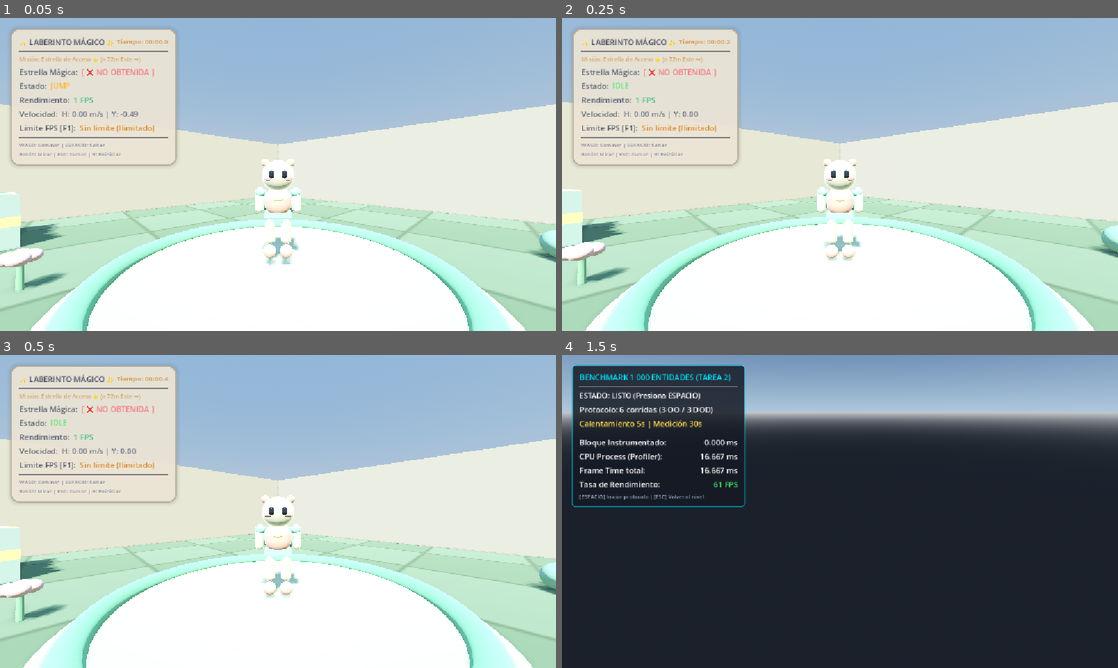
Above: before the commit, frames 1-4 (two rows, left to right).
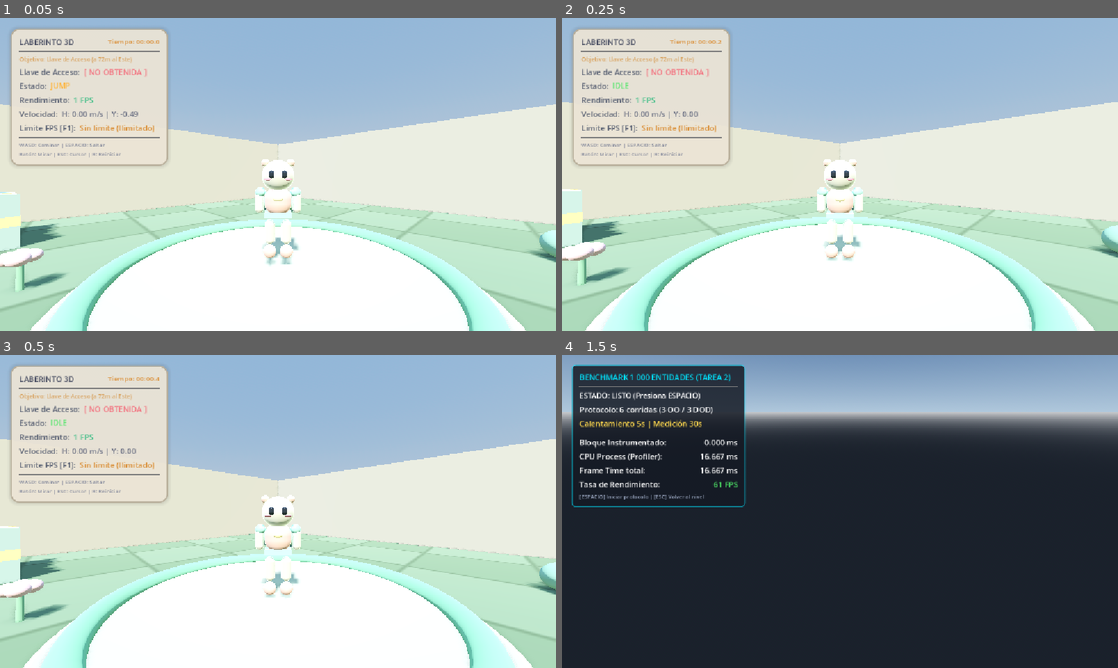
Above: after the commit, the same moments.

Repository: Xavii-rod03/Juego3D
Game: Godot game, scene res://scenes/level.tscn
Same seed, same stepped clock (60 frames per second), same inputs: the game is played once before the commit and once after it.
Inputs (mouse positions are in pixels of both pictures, inside the frame that each line leads up to):
- Up to frame 1 (0.05 s): no input
- Up to frame 2 (0.25 s): no input
- Up to frame 3 (0.5 s): no input
- Up to frame 4 (1.5 s): tap Enter at 0.5, 0.6 s; move the mouse to (867, 511) at 0.52 s; hold W (move_forward) from 0.53 s (still down); tap Space (jump) at 0.77 s; move the mouse to (812, 511) at 1.27 s; tap B at 1.35 s

The runs differ from the first frame. In frame 1, 1.5% of the frame differs, in the area x 3-32%, y 3-48%; in frame 2, 1.4%; in frame 3, 1.4%; in frame 4, nothing differs.

Commit message:
Eliminar emojis y estandarizar textos formales en HUD, scripts y documentacion de Laberinto 3D

Diff:
--- a/scenes/hud.tscn
+++ b/scenes/hud.tscn
@@ -64,7 +64,7 @@
 size_flags_horizontal = 3
 theme_override_colors/font_color = Color(0.28, 0.3, 0.38, 1)
 theme_override_font_sizes/font_size = 16
-text = "✨ LABERINTO MÁGICO ✨"
+text = "LABERINTO 3D"
 
 [node name="RunTimerLabel" type="Label" parent="MarginContainer/ContentMargin/VBoxContainer/HeaderBox"]
 unique_name_in_owner = true
@@ -81,7 +81,7 @@
 layout_mode = 2
 theme_override_colors/font_color = Color(0.9, 0.45, 0.55, 1)
 theme_override_font_sizes/font_size = 12
-text = "Misión: Encuentra la Estrella de Acceso ⭐"
+text = "Objetivo: Encuentra la Llave de Acceso"
 autowrap_mode = 2
 
 [node name="KeyContainer" type="HBoxContainer" parent="MarginContainer/ContentMargin/VBoxContainer"]
@@ -90,13 +90,13 @@
 [node name="KeyTitle" type="Label" parent="MarginContainer/ContentMargin/VBoxContainer/KeyContainer"]
 layout_mode = 2
 theme_override_colors/font_color = Color(0.35, 0.38, 0.45, 1)
-text = "Estrella Mágica: "
+text = "Llave de Acceso: "
 
 [node name="KeyStatusLabel" type="Label" parent="MarginContainer/ContentMargin/VBoxContainer/KeyContainer"]
 unique_name_in_owner = true
 layout_mode = 2
 theme_override_colors/font_color = Color(0.95, 0.45, 0.5, 1)
-text = "[ ❌ NO OBTENIDA ]"
+text = "[ NO OBTENIDA ]"
 
 [node name="StateContainer" type="HBoxContainer" parent="MarginContainer/ContentMargin/VBoxContainer"]
 layout_mode = 2
@@ -195,7 +195,7 @@
 layout_mode = 2
 theme_override_colors/font_color = Color(0.3, 0.75, 0.5, 1)
 theme_override_font_sizes/font_size = 24
-text = "🌸 ¡NIVEL COMPLETADO! 🌸"
+text = "¡NIVEL COMPLETADO!"
 horizontal_alignment = 1
 
 [node name="VictorySub" type="Label" parent="CenterContainer/VictoryPanel/Margin/VBox"]
--- a/scripts/hud.gd
+++ b/scripts/hud.gd
@@ -86,13 +86,13 @@
 			var dist = int(Vector2(to_key.x, to_key.z).length())
 			var dir_str = _get_direction_arrow(to_key)
 			if dist <= 4:
-				objective_label.text = "Misión: ¡Estrella Dorada aquí! ⭐ Tómala"
+				objective_label.text = "Objetivo: ¡Llave de Acceso aquí! Tómala"
 				objective_label.add_theme_color_override("font_color", Color(0.95, 0.82, 0.35))
 			else:
-				objective_label.text = "Misión: Estrella de Acceso ⭐ (a %dm %s)" % [dist, dir_str]
+				objective_label.text = "Objetivo: Llave de Acceso (a %dm al %s)" % [dist, dir_str]
 				objective_label.add_theme_color_override("font_color", Color(0.85, 0.65, 0.40))
 		else:
-			objective_label.text = "Misión: Sigue el haz de luz hacia la Estrella ⭐"
+			objective_label.text = "Objetivo: Sigue la columna de luz hacia la Llave"
 	else:
 		if not is_instance_valid(goal_zone):
 			_find_targets()
@@ -101,10 +101,10 @@
 			var dist = int(Vector2(to_goal.x, to_goal.z).length())
 			var dir_str = _get_direction_arrow(to_goal)
 			if dist <= 4:
-				objective_label.text = "¡Llegaste a la Meta! 🌸 ¡Cruza el círculo!"
+				objective_label.text = "¡Llegaste a la Meta! Cruza el círculo para finalizar"
 				objective_label.add_theme_color_override("font_color", Color(0.40, 0.85, 0.60))
 			else:
-				objective_label.text = "¡Compuerta abierta! Meta al Sur (a %dm %s)" % [dist, dir_str]
+				objective_label.text = "Compuerta abierta. Meta al Sur (a %dm al %s)" % [dist, dir_str]
 				objective_label.add_theme_color_override("font_color", Color(0.35, 0.75, 0.55))
 
 func _get_direction_arrow(diff: Vector3) -> String:
@@ -115,21 +115,21 @@
 		deg += 360.0
 
 	if deg >= 337.5 or deg < 22.5:
-		return "Norte ⬆"
+		return "Norte"
 	elif deg >= 22.5 and deg < 67.5:
-		return "Noreste ↗"
+		return "Noreste"
 	elif deg >= 67.5 and deg < 112.5:
-		return "Este ➡"
+		return "Este"
 	elif deg >= 112.5 and deg < 157.5:
-		return "Sureste ↘"
+		return "Sureste"
 	elif deg >= 157.5 and deg < 202.5:
-		return "Sur ⬇"
+		return "Sur"
 	elif deg >= 202.5 and deg < 247.5:
-		return "Suroeste ↙"
+		return "Suroeste"
 	elif deg >= 247.5 and deg < 292.5:
-		return "Oeste ⬅"
+		return "Oeste"
 	else:
-		return "Noroeste ↖"
+		return "Noroeste"
 
 func _unhandled_input(event: InputEvent) -> void:
 	if event is InputEventKey and event.pressed and not event.echo:
@@ -166,7 +166,7 @@
 
 func set_key_collected() -> void:
 	has_key = true
-	key_status_label.text = "[ ✅ OBTENIDA ]"
+	key_status_label.text = "[ OBTENIDA ]"
 	key_status_label.add_theme_color_override("font_color", Color(0.35, 0.75, 0.55))
 	objective_label.text = "OBJETIVO: ¡Compuerta abierta! Dirígete a la Zona de Salida."
 	objective_label.add_theme_color_override("font_color", Color(0.35, 0.75, 0.55))
Not shown, changed: DOCUMENTO_PROYECTO_ENTREGA1.md
